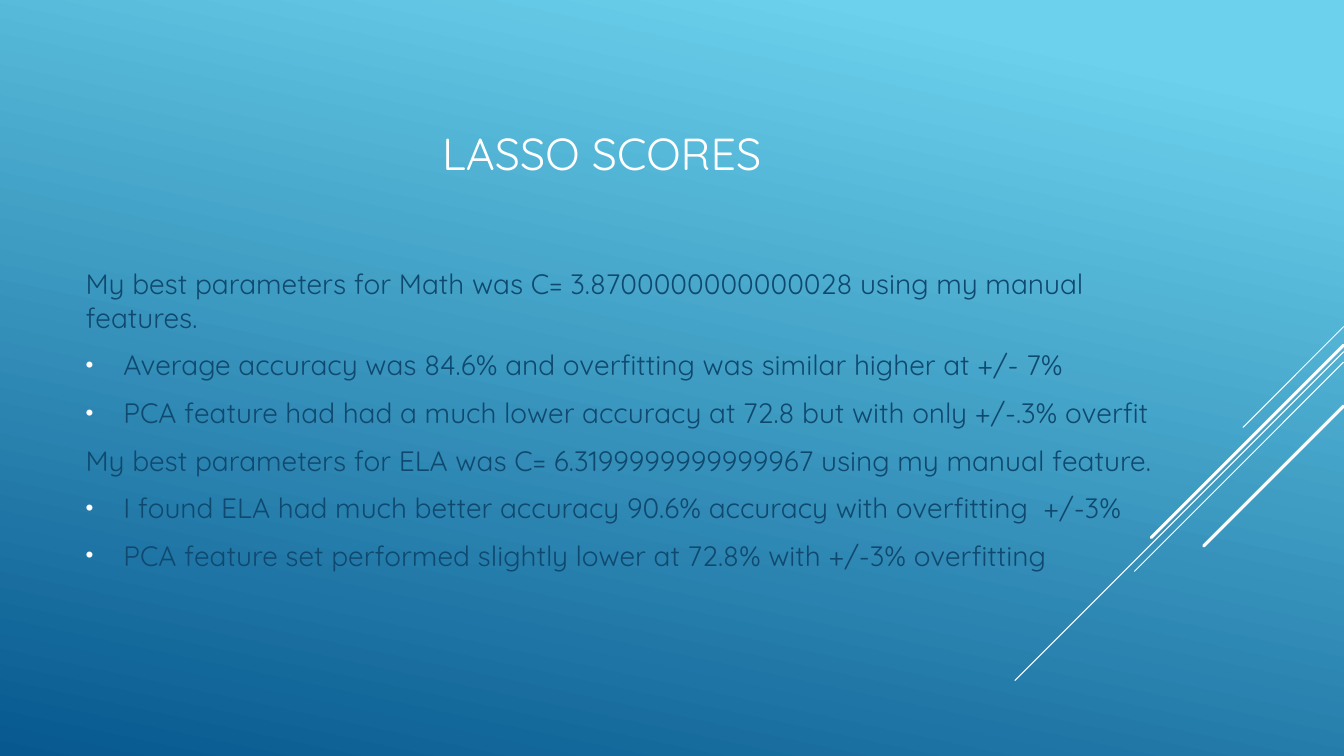
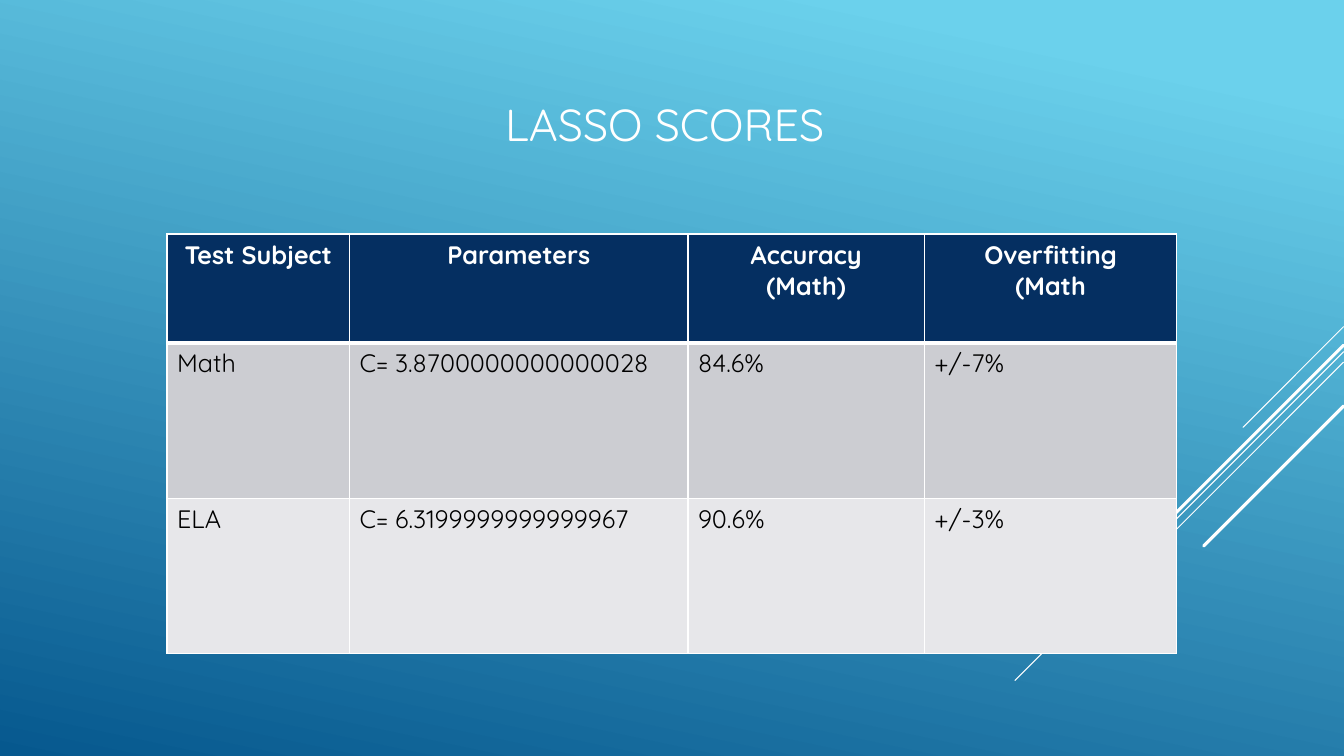
Before and after one commit to efuller11/Thinkful, a slide deck: slide 20 of New York Education System capstone.pptx (slide 19 before the commit). Drawn at 1344x756 pixels with LibreOffice and Linux fonts; fonts in the diff are those of the drawing. Boxes give left, top, right and bottom in pixels: in the first picture for what was removed or moved away, otherwise in the second. Text is boxed around its words. In the diff, an @@ line names an element or a change of style, - is before the commit and + after.

```diff
--- a/New York Education System capstone.pptx
+++ b/New York Education System capstone.pptx
@@ title "LASSO SCORES": place and size @@
-title "LASSO SCORES" at box(442, 138, 761, 171)
+title "LASSO SCORES" at box(505, 109, 824, 142)
@@ table added at box(167, 234, 1178, 653), 3 rows, 4 columns @@
+Test Subject | Parameters | Accuracy / (Math) | Overfitting / (Math
+Math | C= 3.8700000000000028 | 84.6% | +/-7%
+ELA | C= 6.3199999999999967 | 90.6% | +/-3%
@@ text removed at box(86, 273, 1151, 572) @@
-My best parameters for Math was C= 3.8700000000000028 using my manual features.
-• Average accuracy was 84.6% and overfitting was similar higher at +/- 7%
-• PCA feature had had a much lower accuracy at 72.8 but with only +/-.3% overfit
-My best parameters for ELA was C= 6.3199999999999967 using my manual feature.
-• I found ELA had much better accuracy 90.6% accuracy with overfitting +/-3%
-• PCA feature set performed slightly lower at 72.8% with +/-3% overfitting
```
Also in this commit, not shown: 21 other slides changed, 1 slide added, 1 other file.
